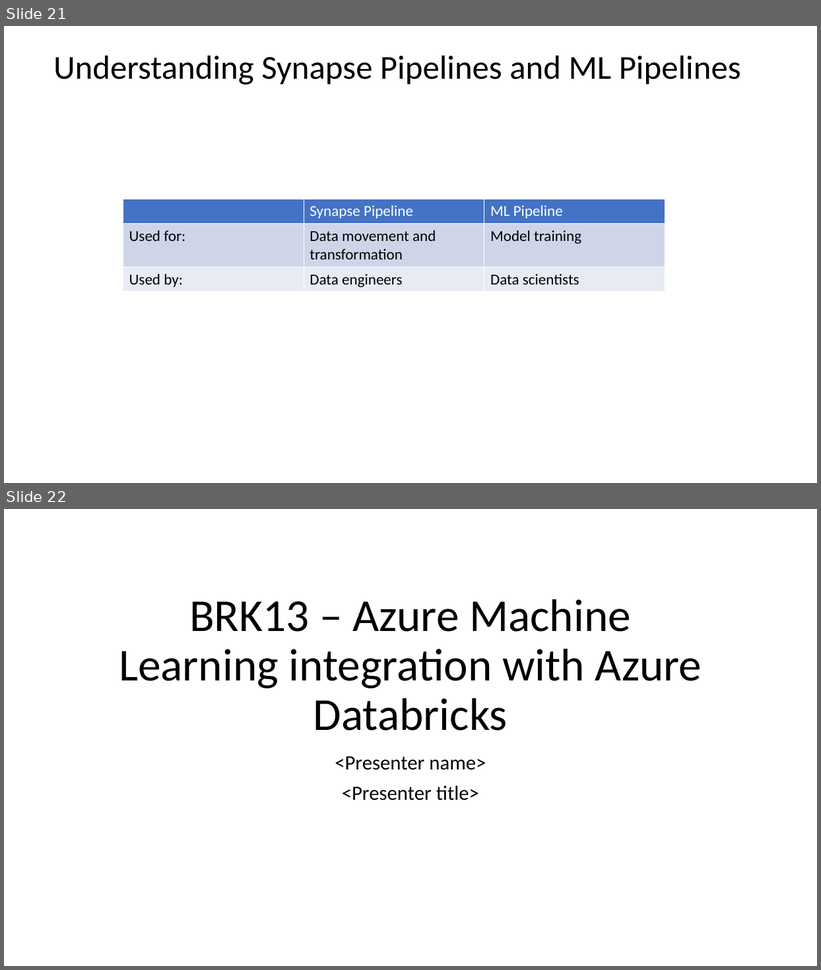
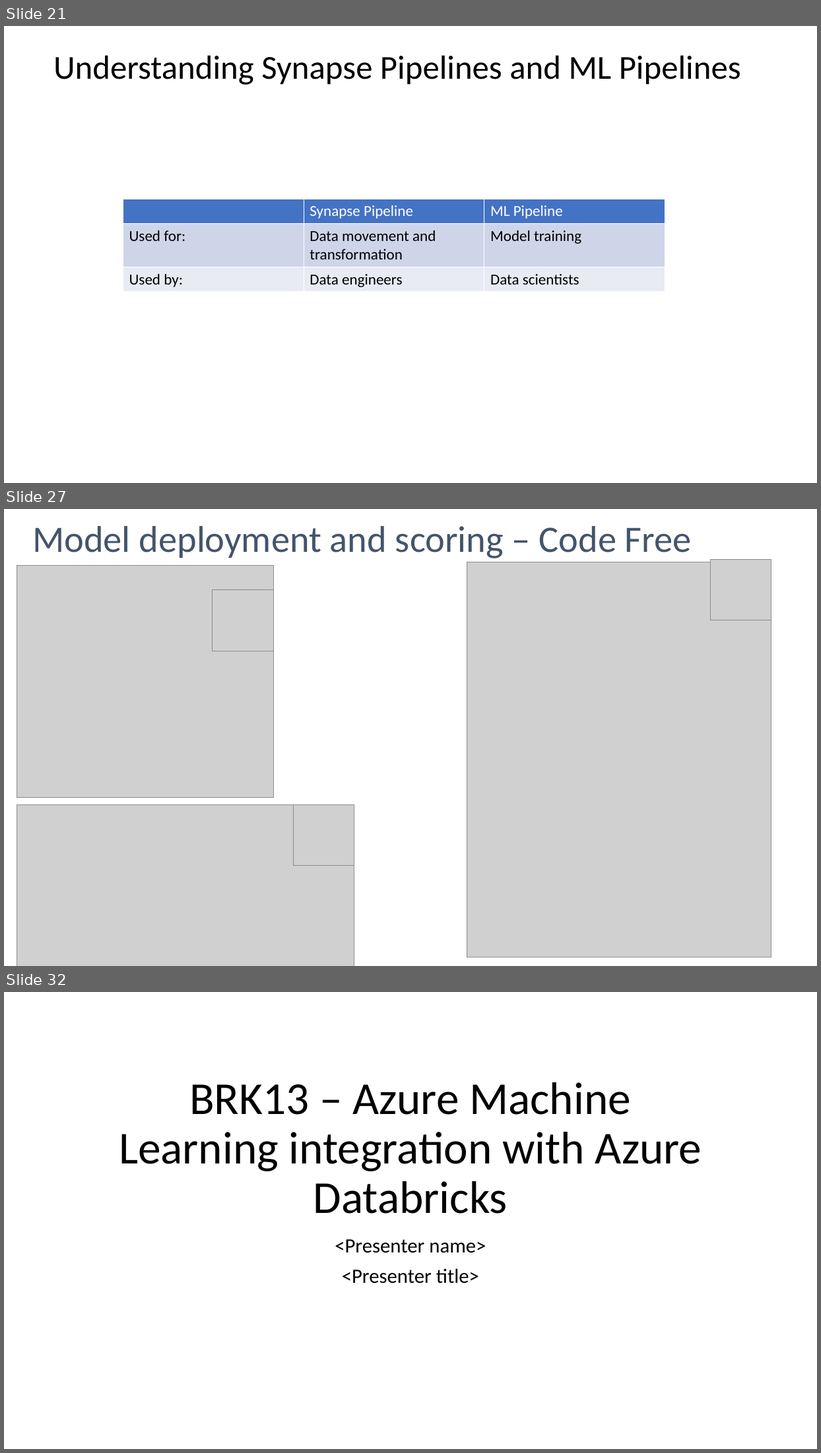
Before and after one commit to pietheinstrengholt/azure-ml-data-science-400, a slide deck: day-03/Day 3 - AML Bootcamp.pptx. Shown one above the other, each under a label of ours: slides 21 and 22 before the commit, slides 21, 27 and 32 after it; the slides between them are not shown. The pictures are 821x970 and 821x1453 pixels, drawn with LibreOffice and Linux fonts; fonts in the diff are those of the drawing; grey boxes stand for pictures; background and template pictures are left out. Boxes give left, top, right and bottom in pixels: in the first picture for what was removed or moved away, otherwise in the second. Text is boxed around its words. In the diff, an @@ line names an element or a change of style, - is before the commit and + after.

```diff
--- a/day-03/Day 3 - AML Bootcamp.pptx
+++ b/day-03/Day 3 - AML Bootcamp.pptx
@@ slide 27 added at bbox=[4, 509, 817, 966], background #FFFFFF @@
@@ title added at bbox=[32, 526, 692, 559], 44 pt, text #44546A @@
+Model deployment and scoring – Code Free
@@ picture added at bbox=[17, 565, 274, 797] @@
@@ picture added at bbox=[467, 562, 772, 957] @@
@@ picture added at bbox=[710, 560, 772, 621] @@
@@ picture added at bbox=[213, 590, 274, 651] @@
@@ picture added at bbox=[17, 805, 354, 966] @@
@@ picture added at bbox=[294, 805, 354, 866] @@
@@ what was slide 22 is now slide 32 @@
```
Also in this commit, not shown: 9 other slides added.
